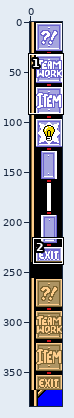
Sprite sheet -- AnotherTreasureIsland/gfx/fr/img/searchmenu.png. The picture above shows the old version from afar; the outline marks the close-up.
Close-up. Before the commit:
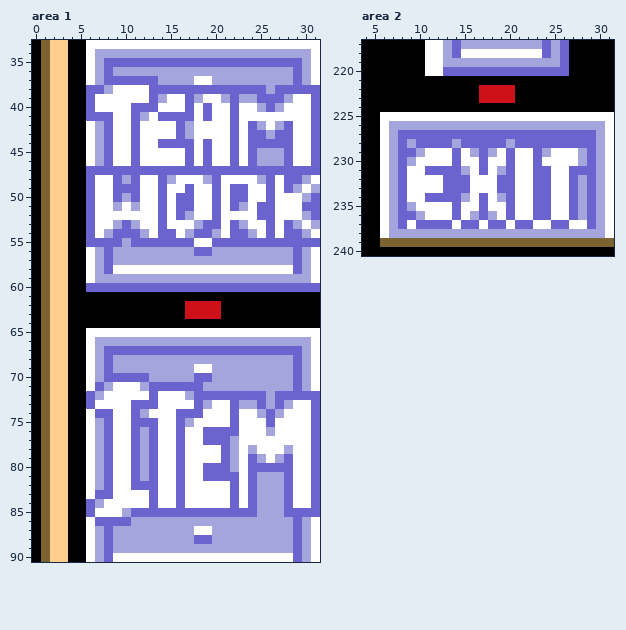
The file is 32x384 pixels. Shown: area 1: x 0..31, y 33..90; area 2: x 4..31, y 217..240. The commit also changed other parts of the picture, which this record leaves out.
After the commit:
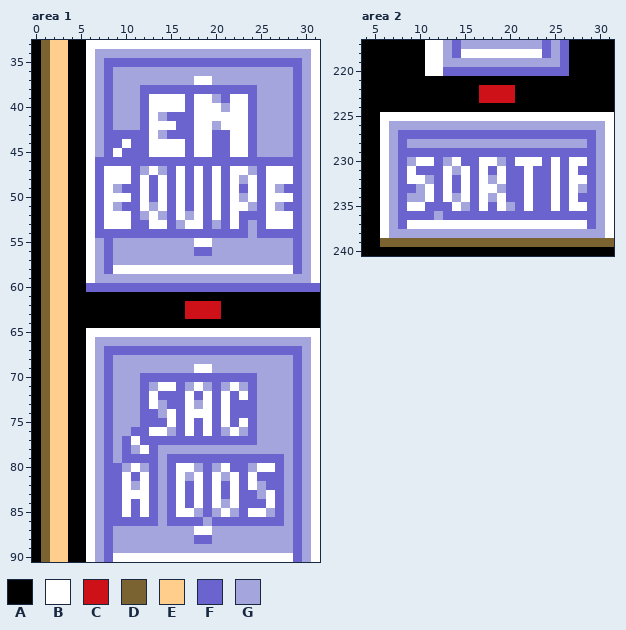
Palette (. is transparent): A #000000  B #ffffff  C #ce1018  D #7b6331  E #ffce8c  F #6b63ce  G #a5a5de
Change:
Changed rows in their new state; - is an unchanged pixel.
Area 1:
first column x 6:
37 ---GGGGG------------------
38 BGFGGGF------------G-GG-GB
39 BGFGGGFBB---B-GFBBFGGG-FGB
40 BGFGGG-B-----B-GB-F-G-GFGB
41 BG-GGGF-G----B--B-FGGGGFGB
42 ---GGGF----F--G-B---G-GFGB
43 ---FF-F-GF-F--FFB--G-GGFGB
44 ---F--F-BBB--BFFB--GGGGFGB
45 ----F-F------BFFB-----GFGB
46 -F-FF-FFFFF-F-FF-F-FFF-FGB
47 B-BBB-GBG-B-B-B-BBG-BBB-GB
48 BF-BB--FBF-F-FBF-G-FB-B---
49 BF-G---FBF---FBFB--FBG-FGB
50 BF-BB--FBFB--FBFBG-FB--F-B
51 BF--FF-GBFB--FBFBBG-BGFFGB
52 BF---FG-GFB--FBF-FF-B--F-B
53 BF-BBFF-BFG-B-GFBFGFB-BFGB
54 BFF---FF--FF--FF---F-F----
55 BG-G-GGGGGGG--GGGGGGGGG-GB
first column x 6:
70 ---GGG-FFFFF--FFFFF-------
71 -GFGGGFGBB-GB-F-B-F-------
72 B-FGGGFBFFFB-B-B-B-G-GG-GB
73 BGFGGG-BGFF-GBF--FFG-G-FGB
74 -G-GGGFFG--BB-F--FF-G-GFGB
75 ---GGG--F--BF-F---FGGGGFGB
76 ---GG-FB-G--FB-GBGFG-GGFGB
77 ---GFBF-FF-FF---FFFGGGGFGB
78 ---GFGB-GGGGGGGG-G-GGG-FGB
79 ---GF-F-GF-FFFF-FF-FFFGFGB
80 ---FGB--GFB-G-GBFFGBB-GFGB
81 ---F--B-GFBG--BGBFBFFFGFGB
82 ---F-GB-GFBF-F-FBFB-FFGFGB
83 -G-F----GFBF-F-FBF--BFGFGB
84 B-FF-F--GFBF-F-GBF-FBFGFGB
85 BGFFB-B-G-BBG-GBG-BB-FG-GB
86 -G---FFF-FFFF-FFFFFFFF----
Area 2:
first column x 9:
228 -GGGG-GGGGG-GGGGGGGG
229 -FFFF-FF-FF-FF-FFFFF
230 ---FGBFFB-G---BF-F-B
231 -F--BGBFBFB-F----FB-
232 --GFB-BF-GB-F----FBB
233 FG-FB-BF--G-F----FB-
234 GGB-BGBFBGB-F----FBF
235 B-FFFBGFBF-GF----FBB
236 -FFGF-FF-FF-FF--FF-F
237 -BBBB-BB-BB-BB--BB--
